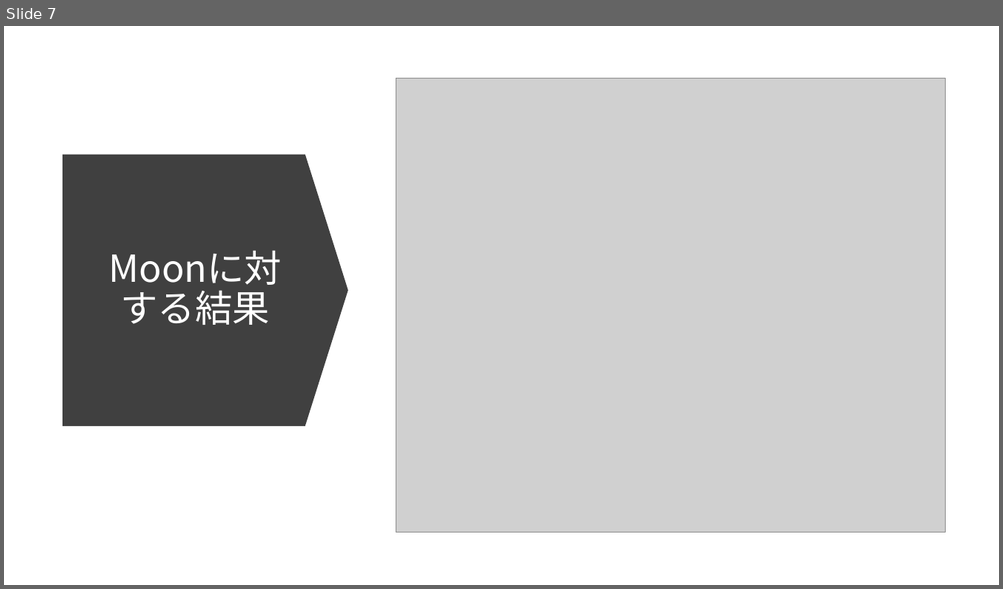
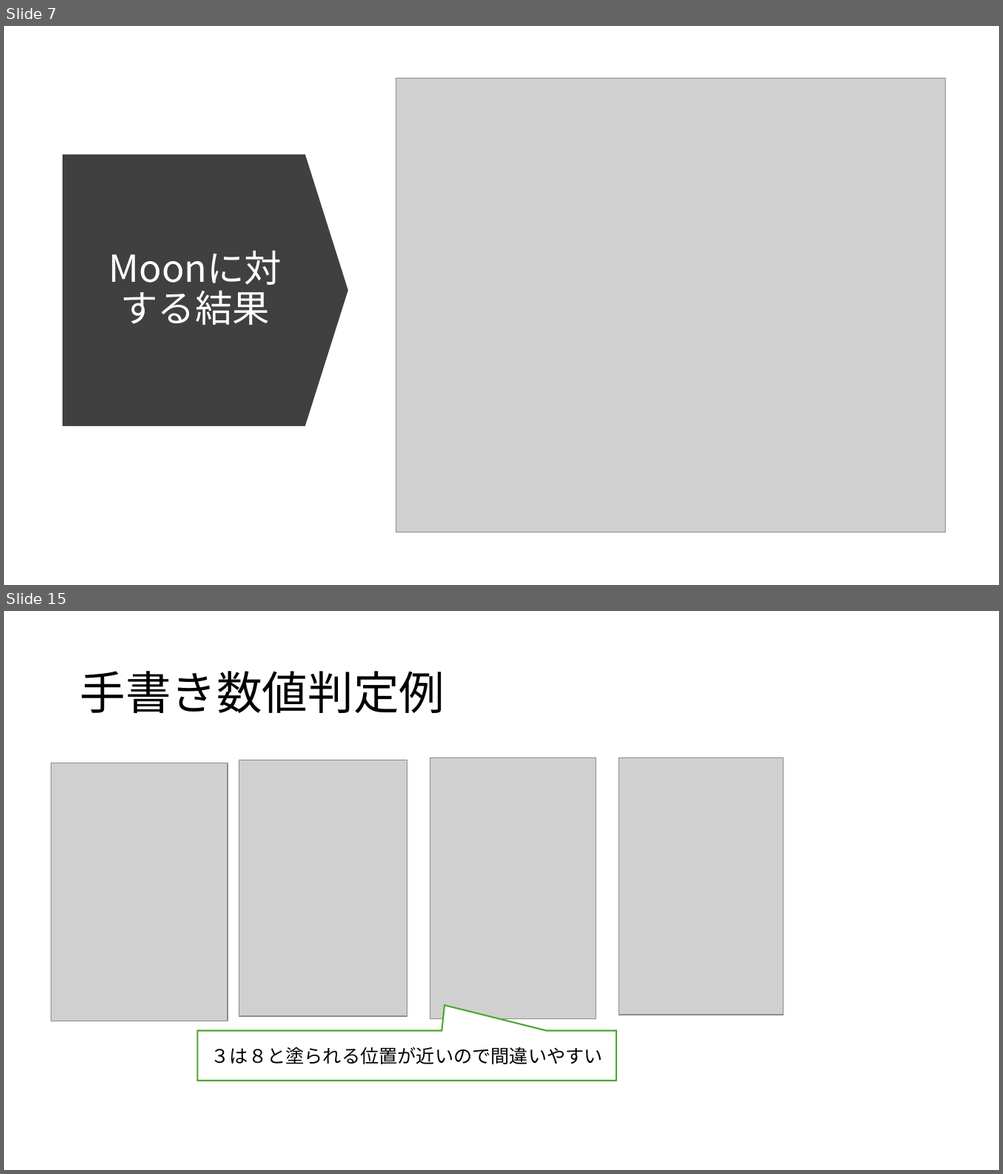
Before and after one commit to daidai-su/mySVM, a slide deck: デモスライド.pptx. Shown one above the other, each under a label of ours: slide 7 before the commit, slides 7 and 15 after it; the slides between them are not shown. The pictures are 1003x589 and 1003x1174 pixels, drawn with LibreOffice and Linux fonts; fonts in the diff are those of the drawing; grey boxes stand for pictures. Boxes give left, top, right and bottom in pixels: in the first picture for what was removed or moved away, otherwise in the second. Text is boxed around its words. In the diff, an @@ line names an element or a change of style, - is before the commit and + after.

```diff
--- a/デモスライド.pptx
+++ b/デモスライド.pptx
@@ slide 15 added at bbox=[4, 611, 999, 1170], background #FFFFFF @@
@@ title added at bbox=[79, 671, 444, 713], 44 pt, text #000000 @@
+手書き数値判定例
@@ picture added at bbox=[51, 763, 227, 1022] @@
@@ picture added at bbox=[239, 760, 407, 1017] @@
@@ picture added at bbox=[430, 758, 596, 1019] @@
@@ picture added at bbox=[619, 758, 783, 1015] @@
@@ speech box added at bbox=[197, 1031, 616, 1081], fill #FFFFFF, outline #4EA72E 1.5 pt, 18 pt, text #000000 @@
+３は８と塗られる位置が近いので間違いやすい
```
Also in this commit, not shown: 8 other slides added, 1 slide removed.
